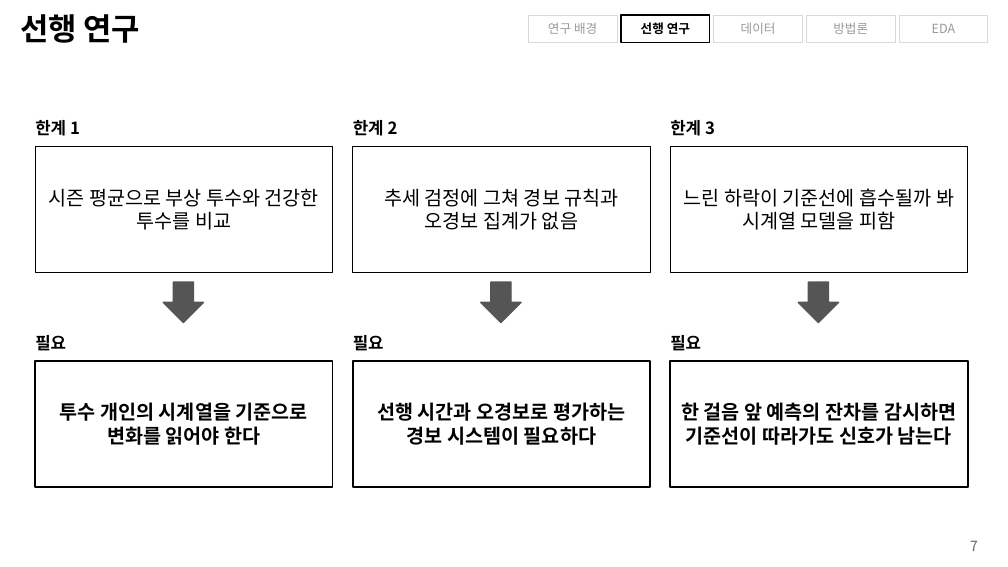
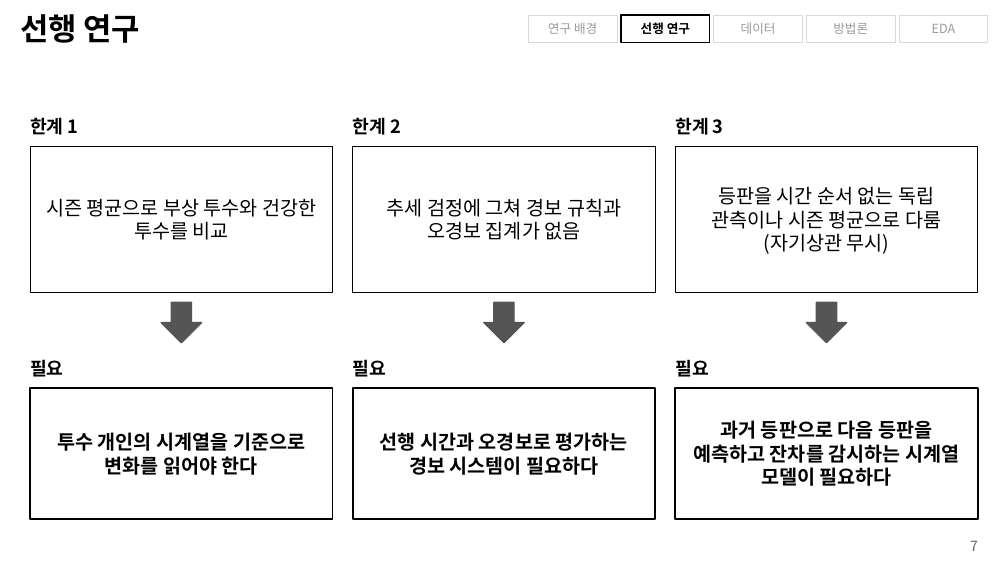
Before and after one commit to chirisjmmm/timeseries, a slide deck: slide 7 of presentation/투수부상_조기경보_제안발표_KO.pptx. Drawn at 1008x567 pixels with LibreOffice and Linux fonts; fonts in the diff are those of the drawing; background and template pictures are left out. Boxes give left, top, right and bottom in pixels: in the first picture for what was removed or moved away, otherwise in the second. Text is boxed around its words. In the diff, an @@ line names an element or a change of style, - is before the commit and + after.

```diff
--- a/presentation/투수부상_조기경보_제안발표_KO.pptx
+++ b/presentation/투수부상_조기경보_제안발표_KO.pptx
@@ rectangle "시즌 평균으로 부상 투수와 건강한 ..." resized from (x1=35, y1=146, x2=333, y2=272) to (x1=30, y1=146, x2=333, y2=292) @@
@@ rectangle "추세 검정에 그쳐 경보 규칙과 ..." resized from (x1=353, y1=146, x2=650, y2=272) to (x1=353, y1=146, x2=655, y2=292) @@
@@ rectangle "등판을 시간 순서 없는 독립 ..." resized from (x1=670, y1=146, x2=968, y2=272) to (x1=675, y1=146, x2=978, y2=292) @@
@@ text in rectangle at (x1=711, y1=186, x2=941, y2=254): text changed @@
-느린 하락이 기준선에 흡수될까 봐 시계열 모델을 피함
+등판을 시간 순서 없는 독립 관측이나 시즌 평균으로 다룸 (자기상관 무시)
@@ down arrow moved from (x1=163, y1=282, x2=204, y2=323) to (x1=161, y1=302, x2=202, y2=343) @@
@@ down arrow moved from (x1=481, y1=282, x2=521, y2=323) to (x1=484, y1=302, x2=524, y2=343) @@
@@ down arrow moved from (x1=798, y1=282, x2=839, y2=323) to (x1=806, y1=302, x2=847, y2=343) @@
@@ text "필요" moved from (x1=35, y1=335, x2=66, y2=351) to (x1=30, y1=359, x2=63, y2=377) @@
@@ text "필요" moved from (x1=353, y1=335, x2=384, y2=351) to (x1=353, y1=359, x2=386, y2=377) @@
@@ size 12 to 13 pt in 6 elements at (x1=30, y1=117, x2=79, y2=135), (x1=353, y1=117, x2=401, y2=135), (x1=675, y1=117, x2=724, y2=135), (x1=30, y1=359, x2=63, y2=377), (x1=353, y1=359, x2=386, y2=377), (x1=675, y1=359, x2=708, y2=377) @@
@@ text "필요" moved from (x1=670, y1=335, x2=701, y2=351) to (x1=675, y1=359, x2=708, y2=377) @@
@@ rectangle "투수 개인의 시계열을 기준으로 변화를 ..." resized from (x1=35, y1=361, x2=333, y2=487) to (x1=30, y1=388, x2=333, y2=519) @@
@@ rectangle "선행 시간과 오경보로 평가하는 경보 ..." resized from (x1=353, y1=361, x2=650, y2=487) to (x1=353, y1=388, x2=655, y2=519) @@
@@ rectangle "과거 등판으로 다음 등판을 예측하고 ..." resized from (x1=670, y1=361, x2=968, y2=487) to (x1=675, y1=388, x2=978, y2=519) @@
@@ text in rectangle at (x1=693, y1=420, x2=959, y2=486): text changed @@
-한 걸음 앞 예측의 잔차를 감시하면 기준선이 따라가도 신호가 남는다
+과거 등판으로 다음 등판을 예측하고 잔차를 감시하는 시계열 모델이 필요하다
```
Also in this commit, not shown: 16 other slides changed, 1 slide added, 16 other files.
